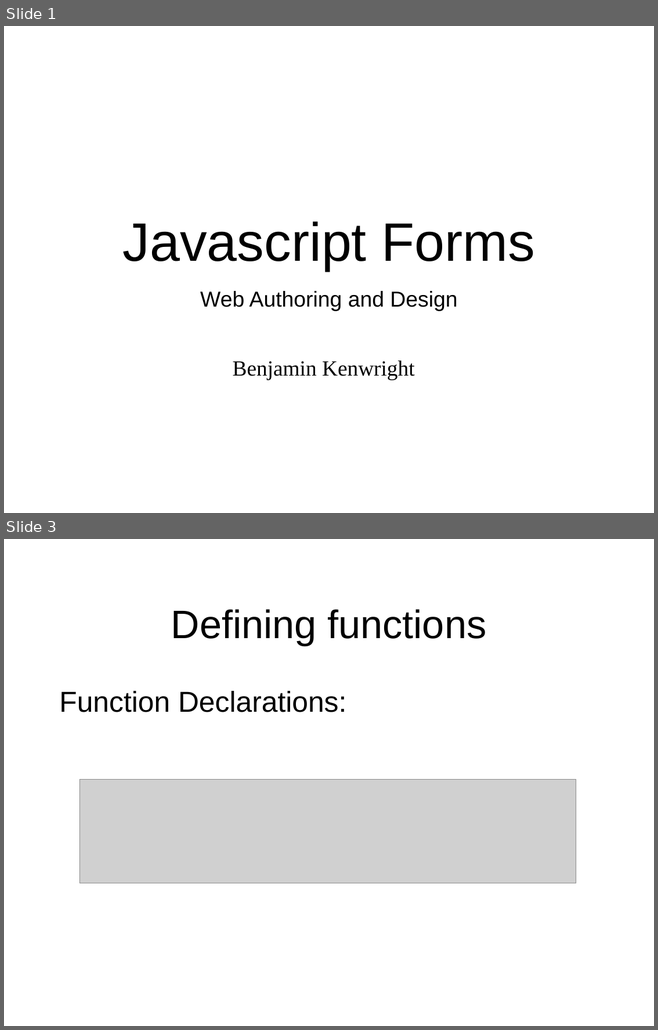
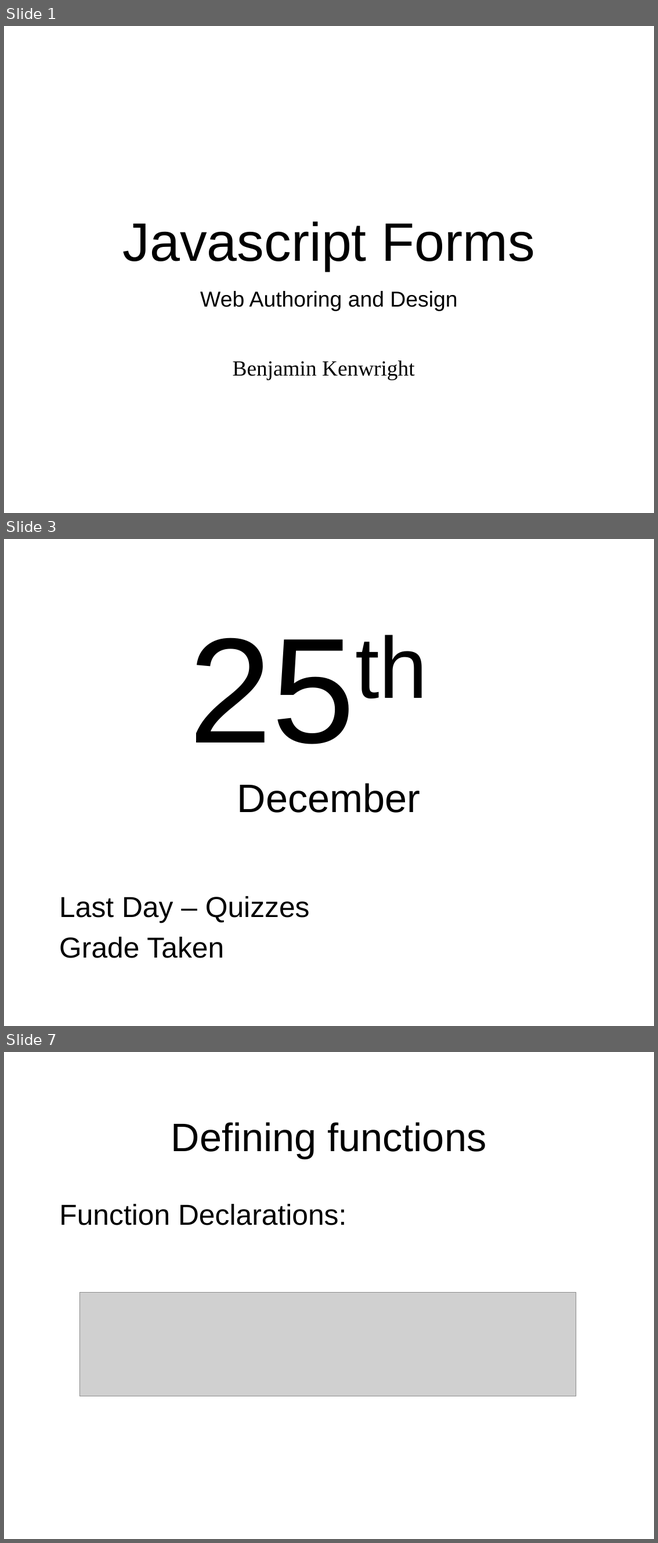
Before and after one commit to octaviordz/zjnu2017.github.io, a slide deck: WAD/lectures/110--Javascript.Forms.pptx. Shown one above the other, each under a label of ours: slides 1 and 3 before the commit, slides 1, 3 and 7 after it; the slides between them are not shown. The pictures are 658x1030 and 658x1543 pixels, drawn with LibreOffice and Linux fonts; fonts in the diff are those of the drawing; grey boxes stand for pictures. Boxes give left, top, right and bottom in pixels: in the first picture for what was removed or moved away, otherwise in the second. Text is boxed around its words. In the diff, an @@ line names an element or a change of style, - is before the commit and + after.

```diff
--- a/WAD/lectures/110--Javascript.Forms.pptx
+++ b/WAD/lectures/110--Javascript.Forms.pptx
@@ slide 3 added at <box>4,539,654,1026</box>, background #FFFFFF @@
@@ title added at <box>237,783,420,813</box>, 44 pt, text #000000 @@
+25th
+December
@@ text added at <box>59,896,310,958</box>, 32 pt, text #000000 @@
+Last Day – Quizzes
+Grade Taken
@@ what was slide 3 is now slide 7 @@
```
Also in this commit, not shown: 1 slide changed, 3 other slides added.
